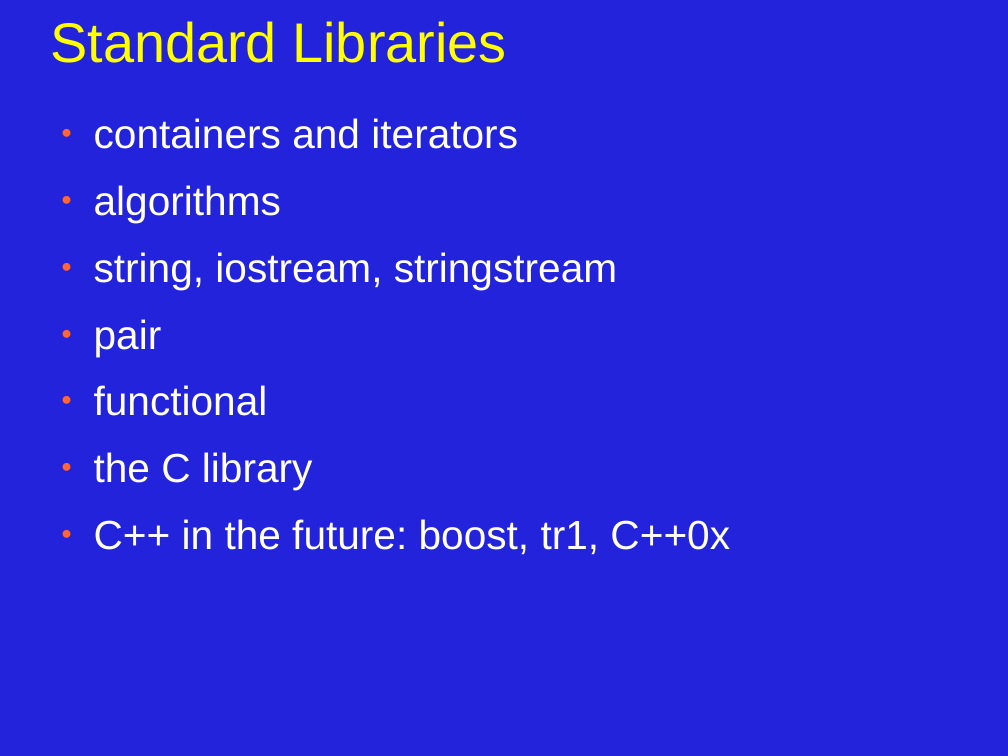
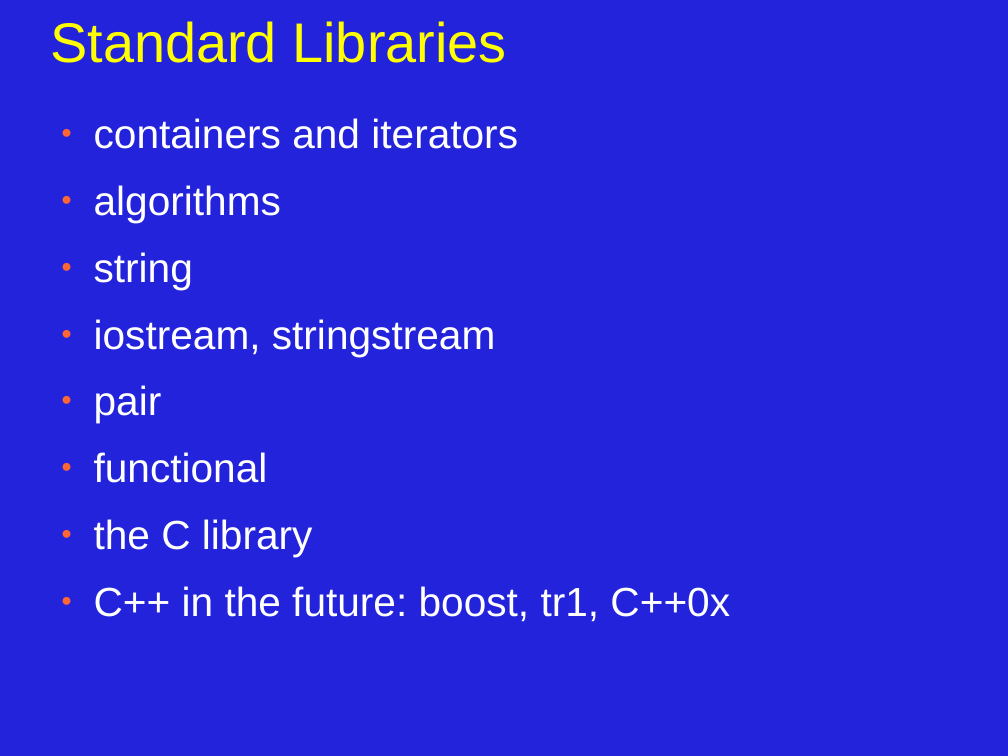
Before and after one commit to JonJagger/two-day-courses, a slide deck: slide 1 of cppf/07_Standard_Libraries.odp. Drawn at 1008x756 pixels with LibreOffice and Linux fonts; fonts in the diff are those of the drawing. Boxes give left, top, right and bottom in pixels: in the first picture for what was removed or moved away, otherwise in the second. Text is boxed around its words. In the diff, an @@ line names an element or a change of style, - is before the commit and + after.

```diff
--- a/cppf/07_Standard_Libraries.odp
+++ b/cppf/07_Standard_Libraries.odp
@@ text at [94, 252, 495, 356]: text changed @@
-● string, iostream, stringstream
+● string
+● iostream, stringstream
```
Also in this commit, not shown: 3 other slides changed, 6 slides added, 2 slides removed.
